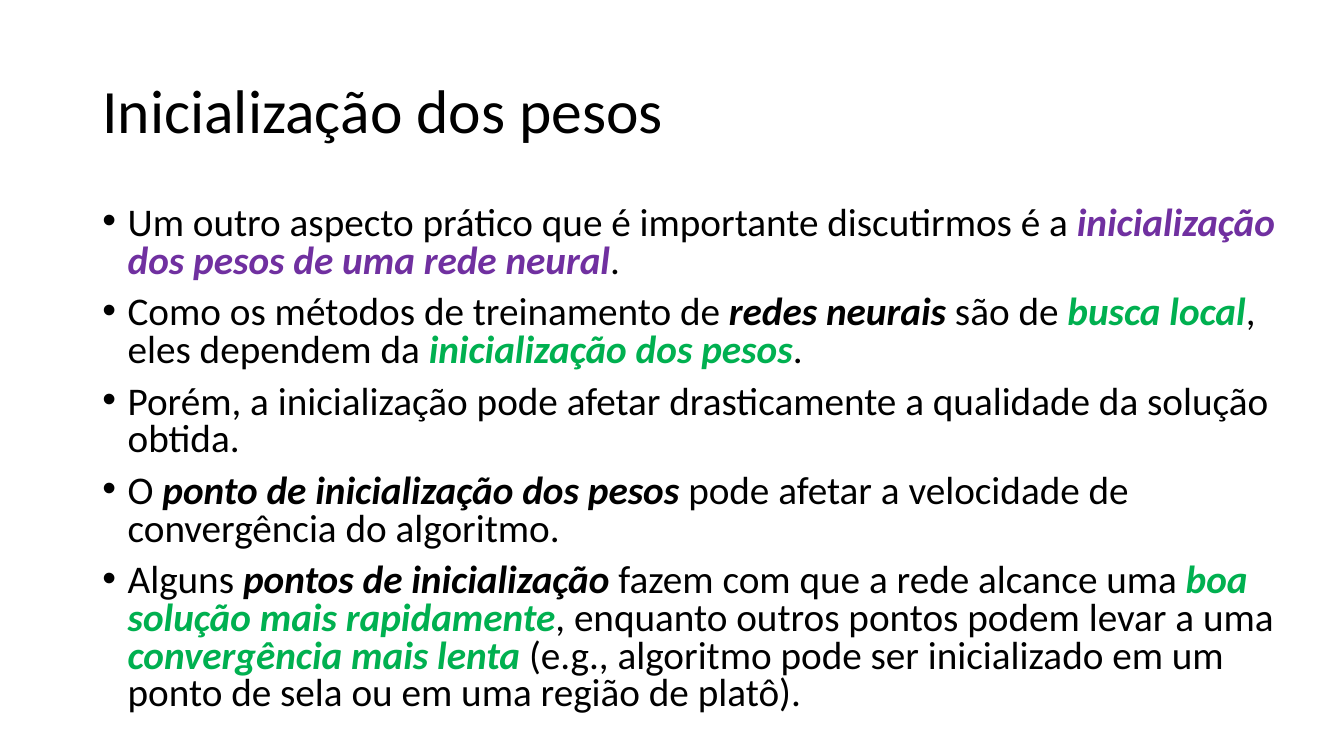
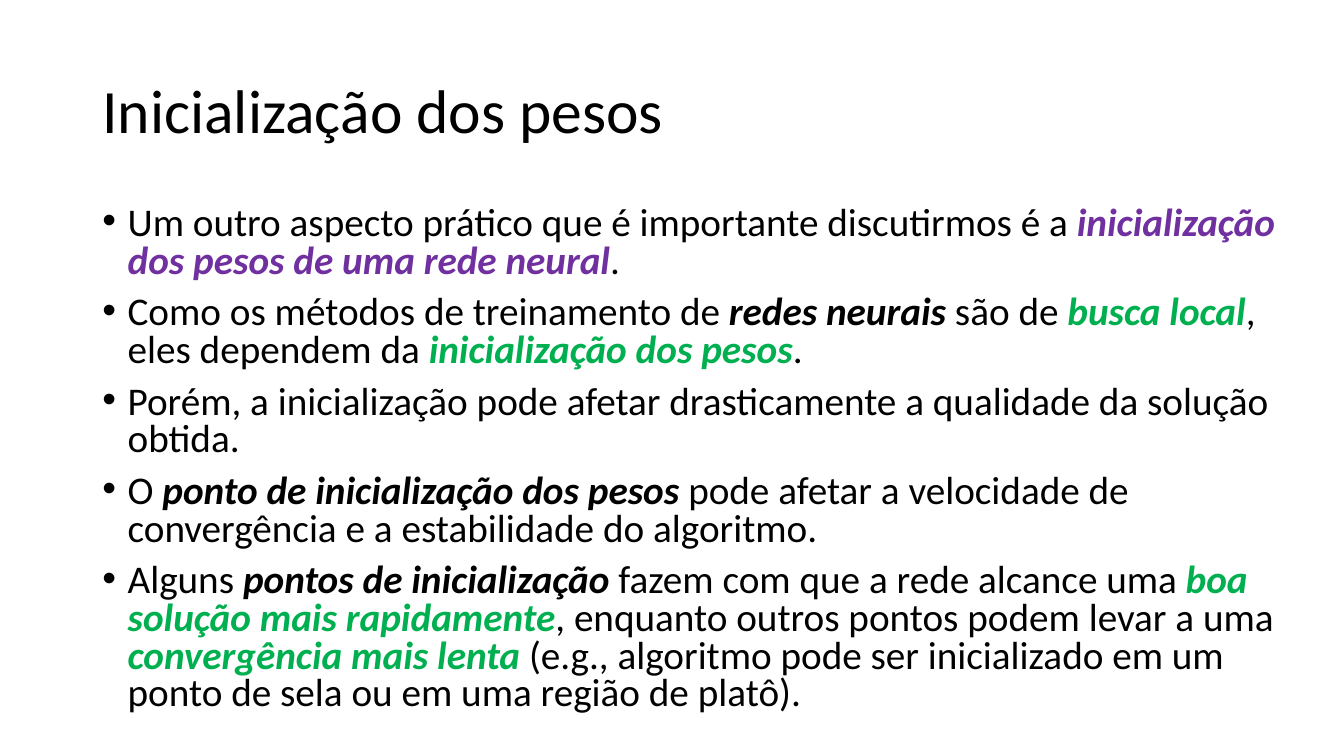
Before and after one commit to zz4fap/t320_aprendizado_de_maquina, a slide deck: slide 14 of slides/T320_Redes_Neurais_Artificiais (Parte IV).pptx. Drawn at 1344x756 pixels with LibreOffice and Linux fonts; fonts in the diff are those of the drawing. Boxes give left, top, right and bottom in pixels: in the first picture for what was removed or moved away, otherwise in the second. Text is boxed around its words. In the diff, an @@ line names an element or a change of style, - is before the commit and + after.

```diff
--- a/slides/T320_Redes_Neurais_Artificiais (Parte IV).pptx
+++ b/slides/T320_Redes_Neurais_Artificiais (Parte IV).pptx
@@ text at bbox=[128, 476, 1129, 549]: text changed @@
-• O ponto de inicialização dos pesos pode afetar a velocidade de convergência do algoritmo.
+• O ponto de inicialização dos pesos pode afetar a velocidade de convergência e a estabilidade do algoritmo.
```
Also in this commit, not shown: 5 other slides changed, 1 other file.
